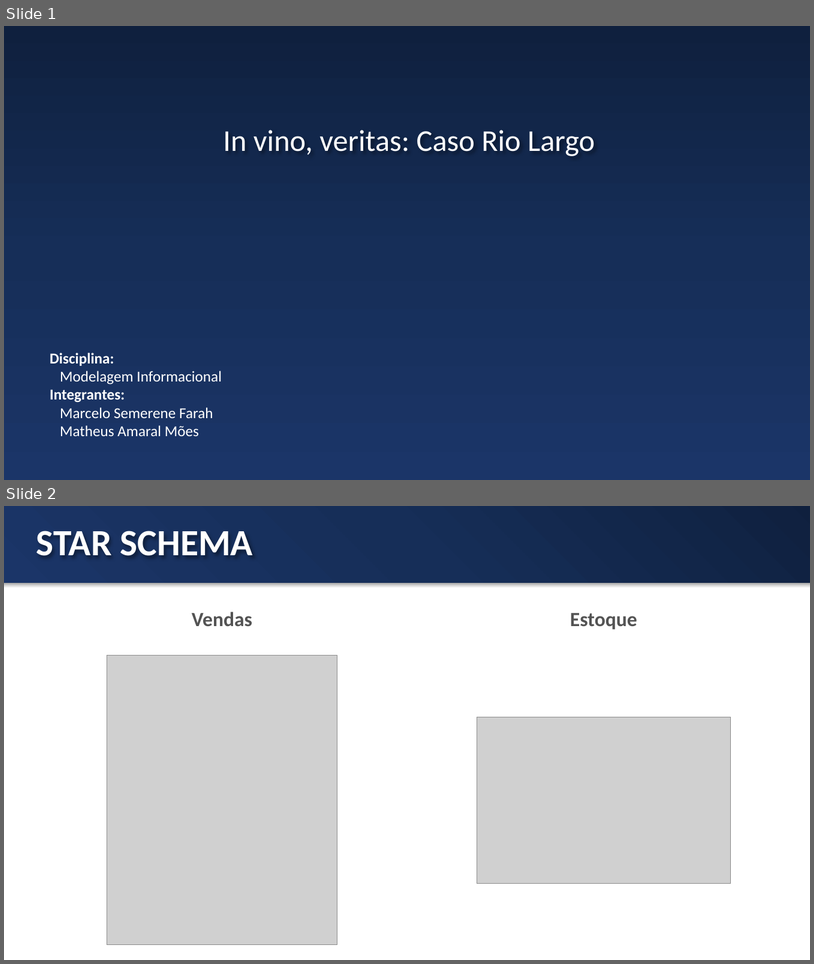
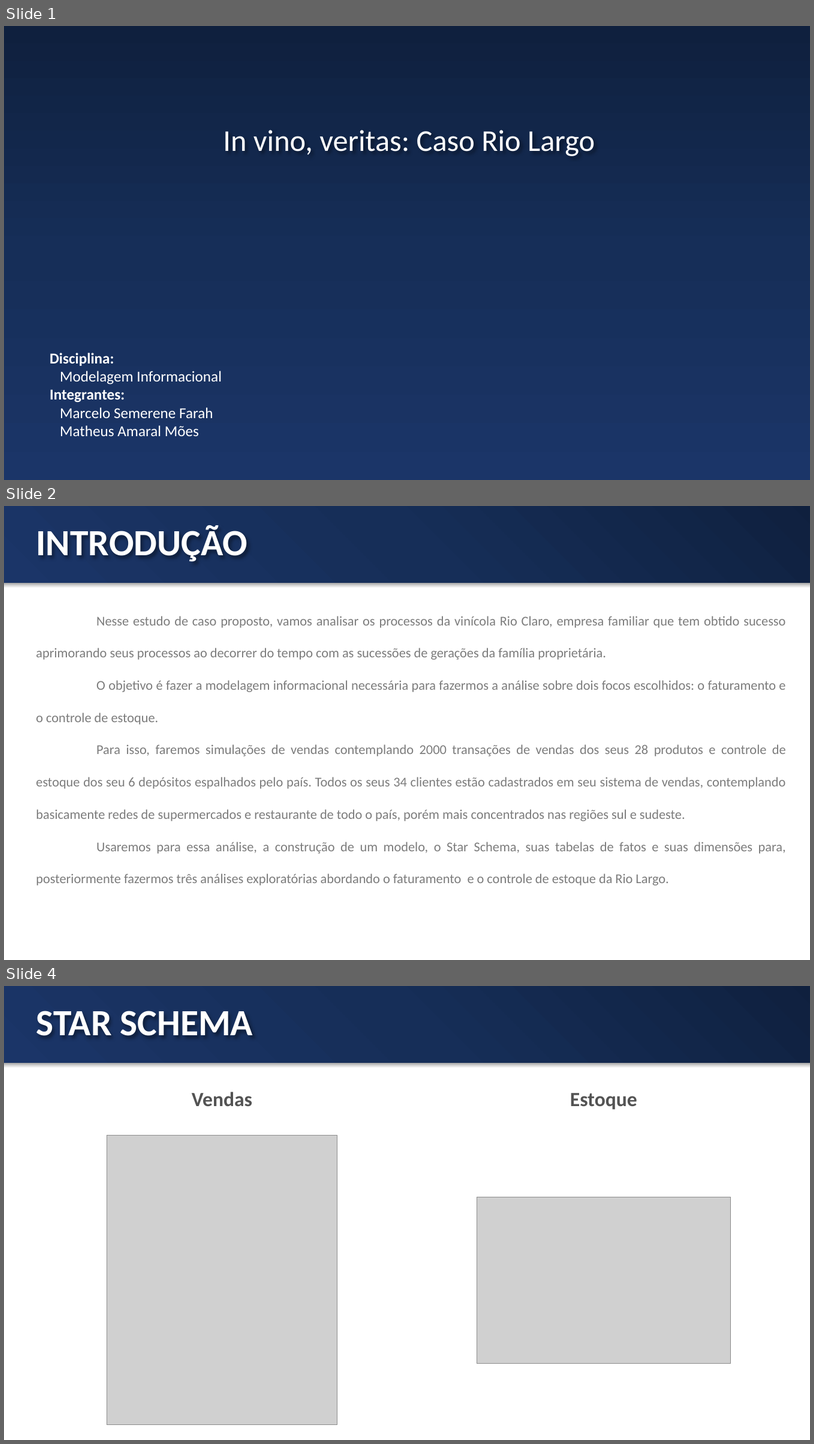
Before and after one commit to moesmatheus/modelagem-informacional, a slide deck: Apresentação.pptx. Shown one above the other, each under a label of ours: slides 1 and 2 before the commit, slides 1, 2 and 4 after it; the slides between them are not shown. The pictures are 814x964 and 814x1444 pixels, drawn with LibreOffice and Linux fonts; fonts in the diff are those of the drawing; grey boxes stand for pictures. Boxes give left, top, right and bottom in pixels: in the first picture for what was removed or moved away, otherwise in the second. Text is boxed around its words. In the diff, an @@ line names an element or a change of style, - is before the commit and + after.

```diff
--- a/Apresentação.pptx
+++ b/Apresentação.pptx
@@ slide 2 added at (4, 506, 810, 960), background #FFFFFF; not listed: 1 template element that a slide beside it also shows @@
@@ title added at (36, 525, 248, 562), 44 pt, text #FFFFFF, bold @@
+INTRODUÇÃO
@@ text added at (36, 616, 786, 885), 16 pt, text #7C7C7C @@
+Nesse estudo de caso proposto, vamos analisar os processos da vinícola Rio Claro, empresa familiar que tem obtido sucesso aprimorando seus processos ao decorrer do tempo com as sucessões de gerações da família proprietária.
+O objetivo é fazer a modelagem informacional necessária para fazermos a análise sobre dois focos escolhidos: o faturamento e o controle de estoque.
+Para isso, faremos simulações de vendas contemplando 2000 transações de vendas dos seus 28 produtos e controle de estoque dos seu 6 depósitos espalhados pelo país. Todos os seus 34 clientes estão cadastrados em seu sistema de vendas, contemplando basicamente redes de supermercados e restaurante de todo o país, porém mais concentrados nas regiões sul e sudeste.
+Usaremos para essa análise, a construção de um modelo, o Star Schema, suas tabelas de fatos e suas dimensões para, posteriormente fazermos três análises exploratórias abordando o faturamento e o controle de estoque da Rio Largo.
@@ what was slide 2 is now slide 4 @@
```
Also in this commit, not shown: 1 slide changed, 3 other slides added, 1 other file.
